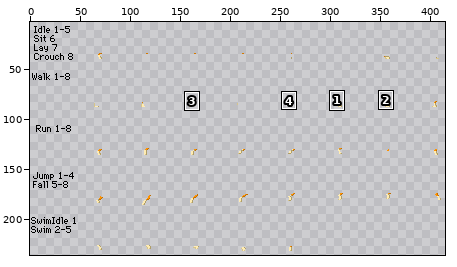
A sprite sheet gets an edit: humanoid/sbq/Fevix/Sandy/legs/hindlegBack.png. The picture above shows the old version from afar; the outline marks the close-up.
Close-up. Before:
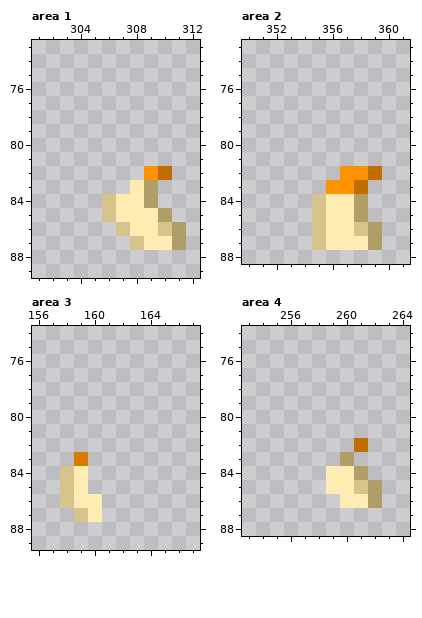
The file is 432x240 pixels. Shown: area 1: x 301..312, y 73..89; area 2: x 350..361, y 73..88; area 3: x 156..167, y 74..89; area 4: x 253..264, y 74..88. The wide view leaves out empty margins. The commit also changed other parts of the picture, which this record leaves out.
New version:
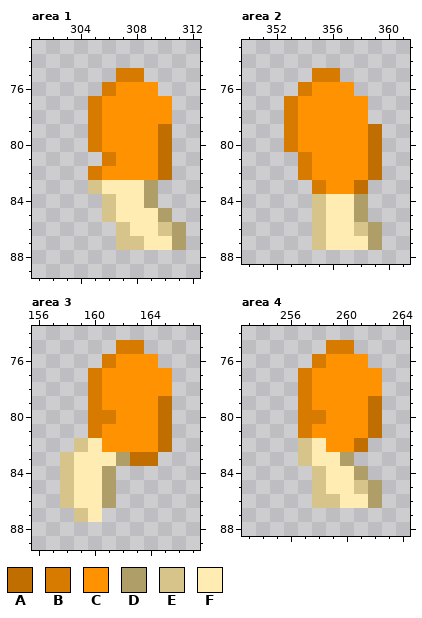
Palette (. is transparent): A #c06e00  B #d67a00  C #ff9200  D #b09e68  E #d6c48b  F #ffecb3
Changes in this commit:
Area 1:
The edit adds colour A in rows 79 to 81 at x 310.
The edit adds colour B in row 75 at x 307 to 308; in row 76 at x 306; in rows 77 to 80 at x 305; in row 81 at x 306; in row 82 at x 305.
The edit adds colour C in row 76 at x 307 to 309; in rows 77 to 78 at x 306 to 310; in rows 79 to 80 at x 306 to 309; in row 81 at x 307 to 309; in row 82 at x 306 to 308.
The edit adds colour E in row 83 at x 305; in row 87 at x 307.
The edit adds colour F in row 83 at x 306 to 307.
Area 2:
The edit adds colour A in rows 79 to 81 at x 359.
The edit adds colour B in row 75 at x 355 to 356; in row 76 at x 354; in rows 77 to 80 at x 353; in rows 81 to 82 at x 354; in row 83 at x 355.
The edit adds colour C in row 76 at x 355 to 357; in rows 77 to 80 at x 354 to 358; in row 81 at x 355 to 358; in row 82 at x 355 to 356.
Area 3:
The edit adds colour A in rows 79 to 82 at x 165; in row 83 at x 163 to 164.
The edit adds colour B in row 75 at x 162 to 163; in row 76 at x 161; in rows 77 to 79 at x 160; in row 80 at x 160 to 161; in row 81 at x 160.
The edit adds colour C in row 76 at x 162 to 164; in rows 77 to 78 at x 161 to 165; in row 79 at x 161 to 164; in row 80 at x 162 to 164; in rows 81 to 82 at x 161 to 164.
The edit adds colour D in row 83 at x 162; in rows 84 to 86 at x 161.
The edit adds colour E in row 82 at x 159; in row 83 at x 158.
The edit adds colour F in row 82 at x 160; in row 83 at x 160 to 161; in rows 84 to 85 at x 160.
Colour B gives way to colour F in row 83 at x 159.
Area 4:
The edit adds colour A in rows 79 to 81 at x 262.
The edit adds colour B in row 75 at x 259 to 260; in row 76 at x 258; in rows 77 to 79 at x 257; in row 80 at x 257 to 258; in row 81 at x 257.
The edit adds colour C in row 76 at x 259 to 261; in rows 77 to 78 at x 258 to 262; in row 79 at x 258 to 261; in row 80 at x 259 to 261; in row 81 at x 258 to 261; in row 82 at x 259 to 260.
The edit adds colour E in rows 82 to 83 at x 257; in rows 84 to 85 at x 258; in row 86 at x 258 to 259.
The edit adds colour F in row 82 at x 258; in row 83 at x 258 to 259.
